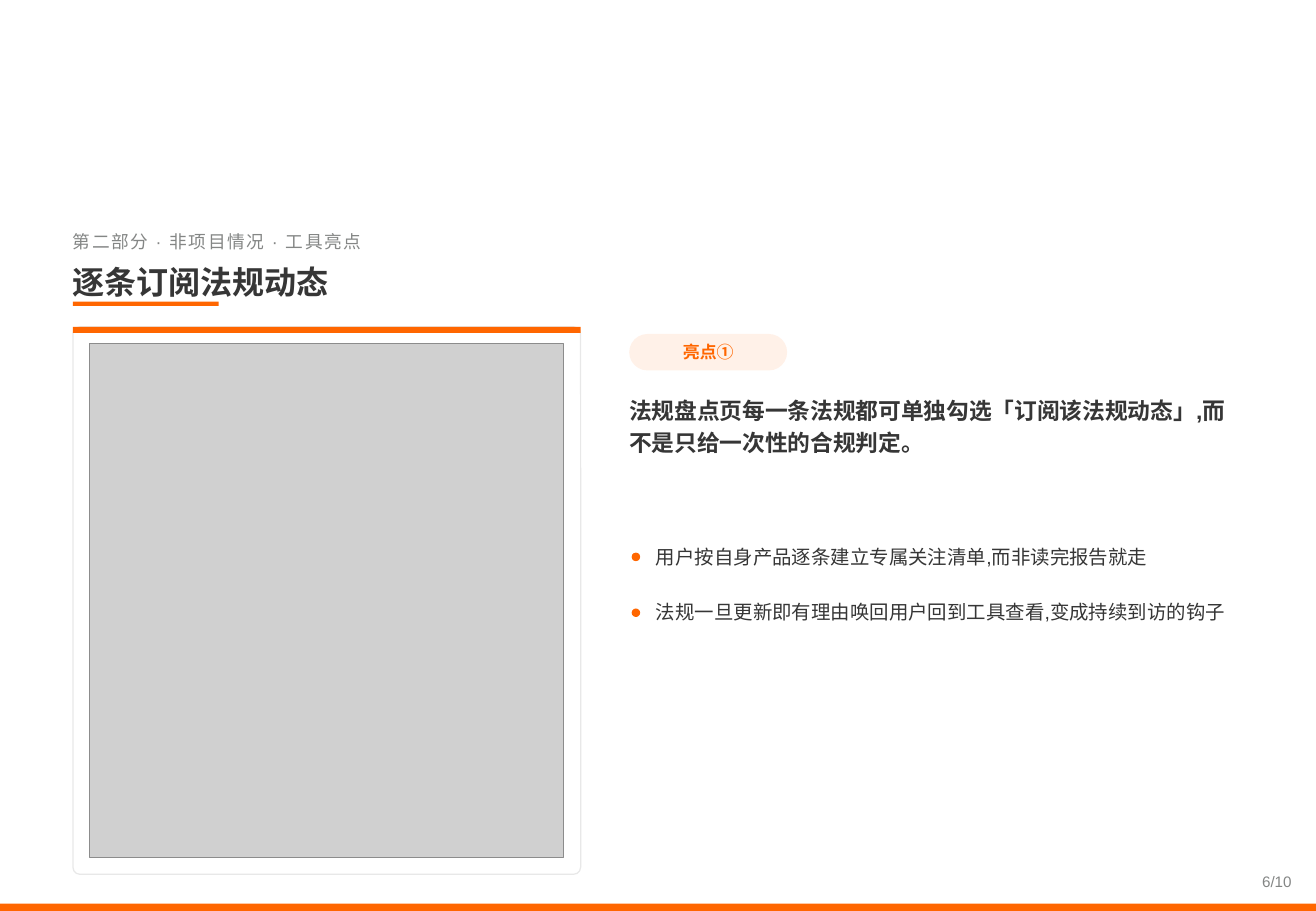
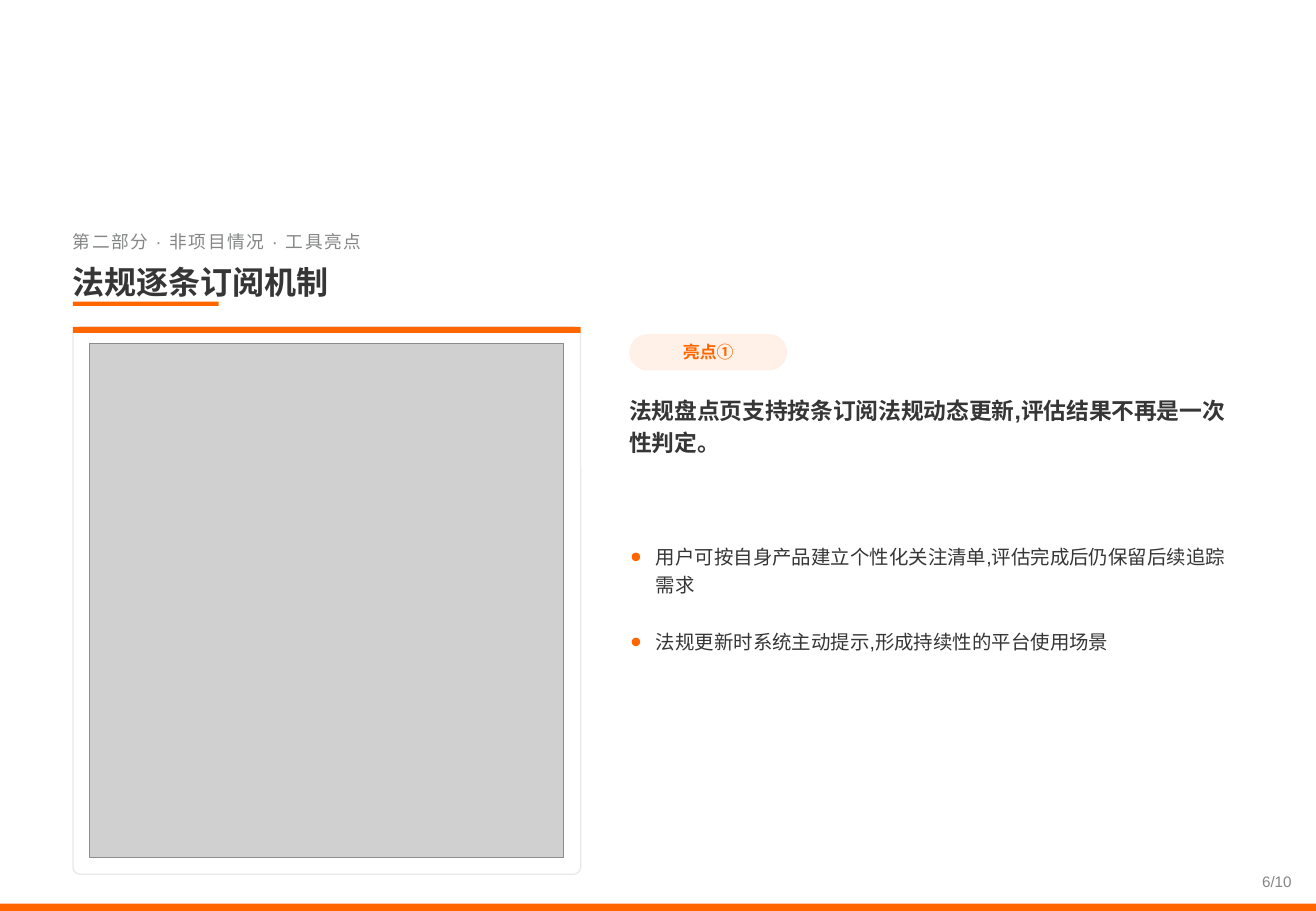
Before and after one commit to zhenghannah1228-boop/Auto-Reg-Monitor, a slide deck: slide 6 of 2026年8-9月工作汇报.pptx. Drawn at 1316x911 pixels with LibreOffice and Linux fonts; fonts in the diff are those of the drawing; grey boxes stand for pictures; background and template pictures are left out. Boxes give left, top, right and bottom in pixels: in the first picture for what was removed or moved away, otherwise in the second. Text is boxed around its words. In the diff, an @@ line names an element or a change of style, - is before the commit and + after.

```diff
--- a/2026年8-9月工作汇报.pptx
+++ b/2026年8-9月工作汇报.pptx
@@ text at bbox=[73, 266, 329, 302]: text changed @@
-逐条订阅法规动态
+法规逐条订阅机制
@@ text at bbox=[629, 399, 1225, 453]: text changed @@
-法规盘点页每一条法规都可单独勾选「订阅该法规动态」,而不是只给一次性的合规判定。
+法规盘点页支持按条订阅法规动态更新,评估结果不再是一次性判定。
@@ text at bbox=[656, 547, 1225, 594]: text changed @@
-用户按自身产品逐条建立专属关注清单,而非读完报告就走
+用户可按自身产品建立个性化关注清单,评估完成后仍保留后续追踪需求
@@ ellipse: place and size @@
-ellipse at bbox=[632, 609, 640, 617]
+ellipse at bbox=[632, 638, 640, 646]
@@ text at bbox=[656, 632, 1108, 652]: text changed @@
-法规一旦更新即有理由唤回用户回到工具查看,变成持续到访的钩子
+法规更新时系统主动提示,形成持续性的平台使用场景
```
Also in this commit, not shown: 3 other slides changed.
